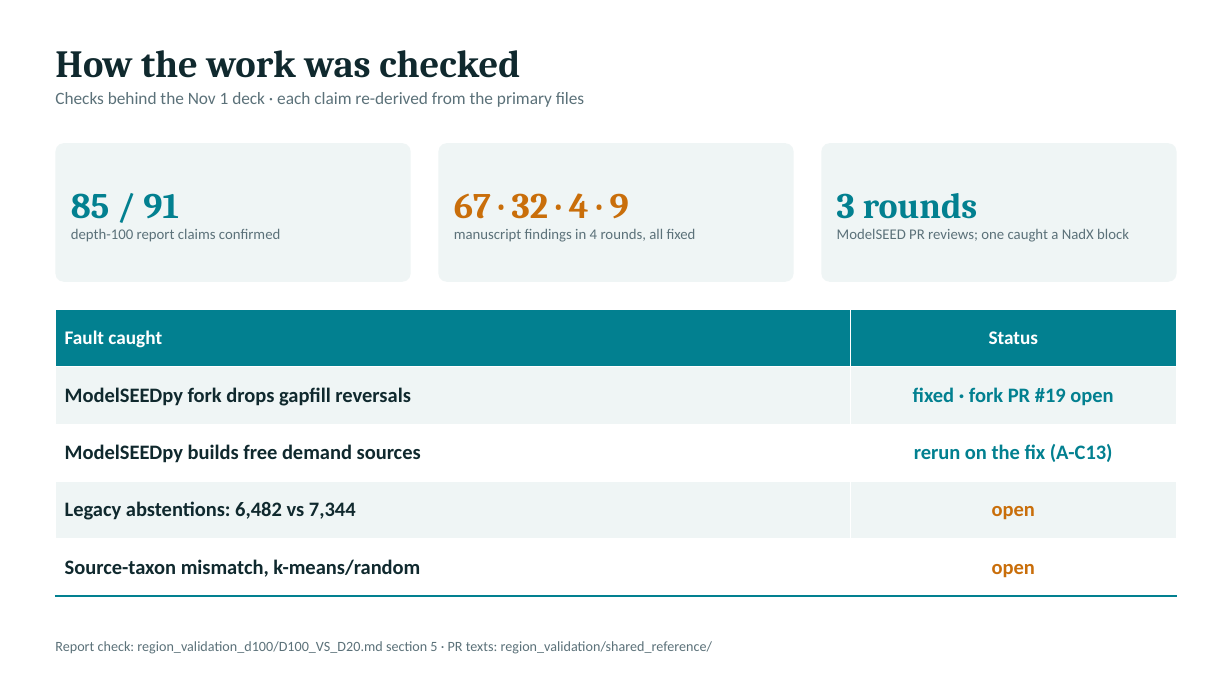
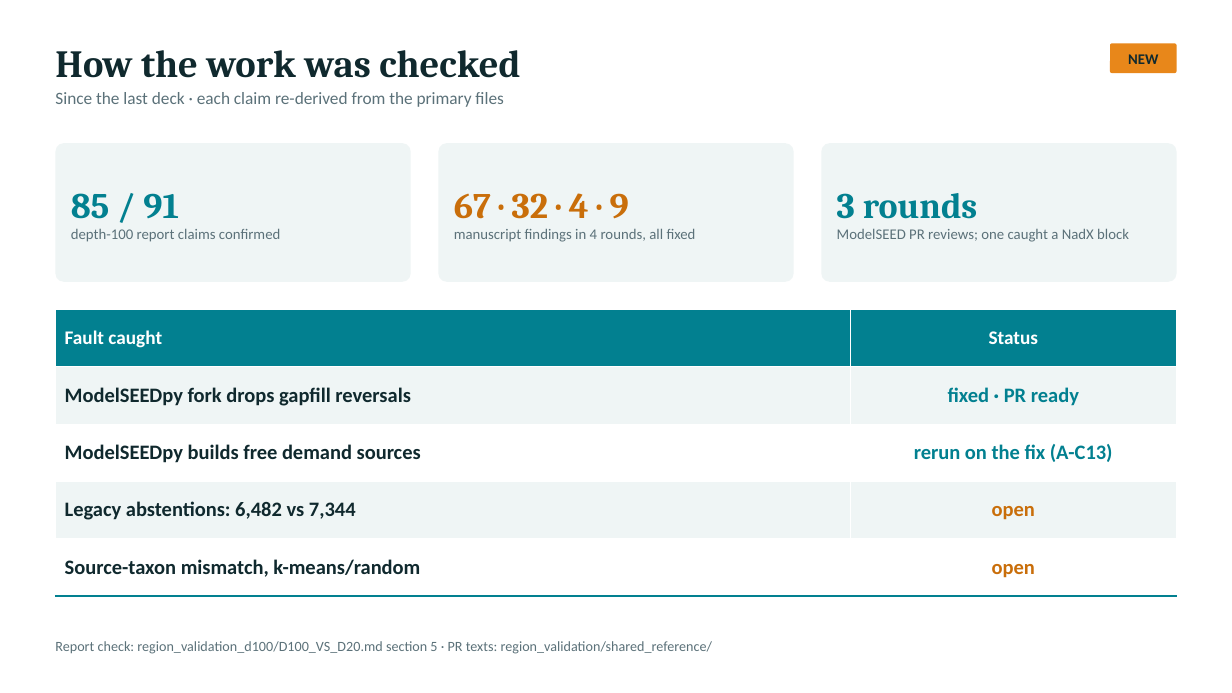
Before and after one commit to freiburgermsu/prFBA, a slide deck: slide 37 of presentations/prFBA_updates_2026-10.pptx (slide 44 before the commit). Drawn at 1232x693 pixels with LibreOffice and Linux fonts; fonts in the diff are those of the drawing. Boxes give left, top, right and bottom in pixels: in the first picture for what was removed or moved away, otherwise in the second. Text is boxed around its words. In the diff, an @@ line names an element or a change of style, - is before the commit and + after.

```diff
--- a/presentations/prFBA_updates_2026-10.pptx
+++ b/presentations/prFBA_updates_2026-10.pptx
@@ rounded rectangle added at bbox=[1110, 43, 1177, 73], fill #E8871A, 11.5 pt, text #10292E, bold @@
+NEW
@@ text at bbox=[55, 92, 503, 107]: text changed @@
-Checks behind the Nov 1 deck · each claim re-derived from the primary files
+Since the last deck · each claim re-derived from the primary files
@@ table at bbox=[55, 310, 1177, 596] @@
-row 2, column 2: fixed · fork PR #19 open
+row 2, column 2: fixed · PR ready
```
Also in this commit, not shown: 11 other slides changed, 7 slides removed, 5 other files.
